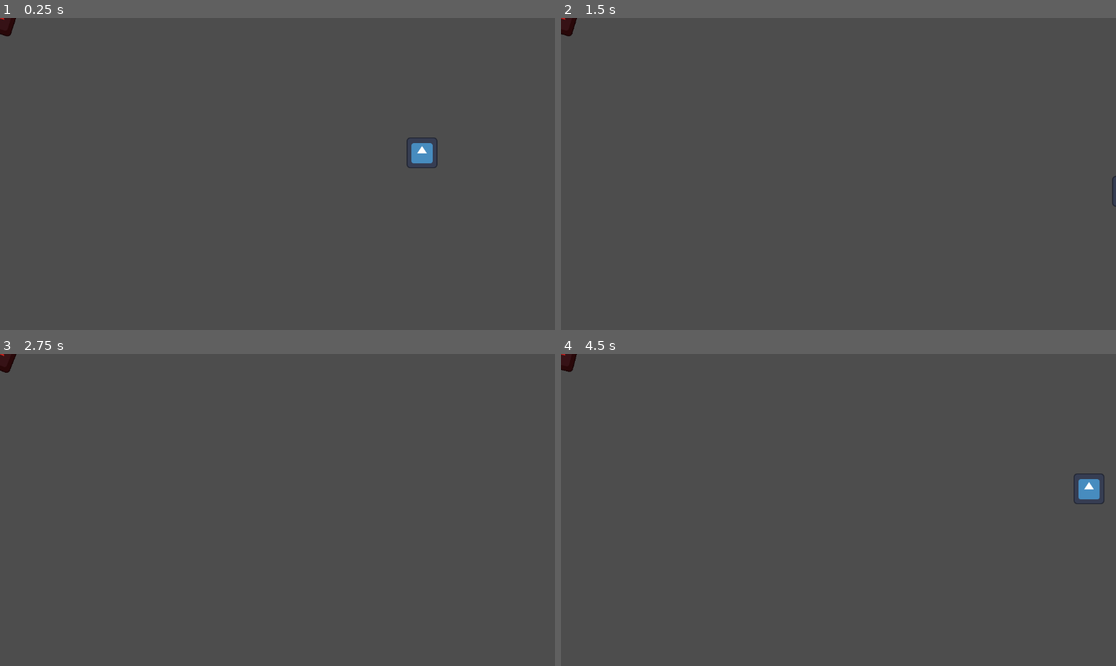
Above: before the commit, frames 1-4 (two rows, left to right).
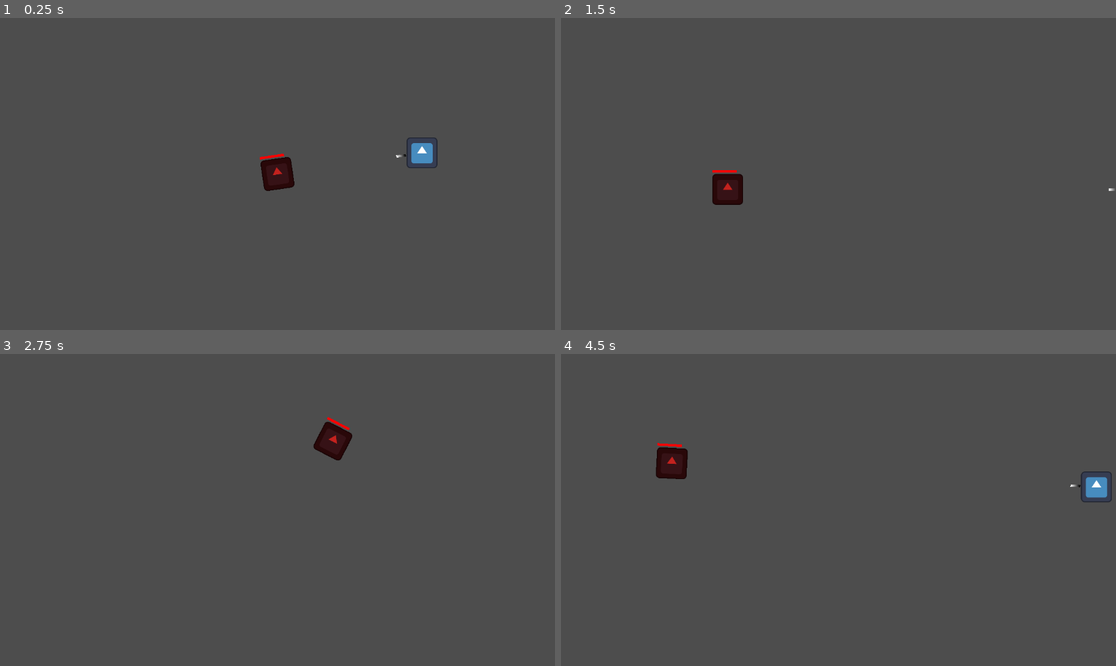
Above: after the commit, the same moments.

Repository: specialOne16/Godot-Wild-Jam-87
Game: Godot game, scene res://world/world.tscn
Same seed, same stepped clock (60 frames per second), same inputs: the game is played once before the commit and once after it. The engine's default icon, where the game draws it, is replaced by a stand-in: a white triangle on a blue panel in a dark square.
Inputs (mouse positions are in pixels of both pictures, inside the frame that each line leads up to):
- Up to frame 1 (0.25 s): no input
- Up to frame 2 (1.5 s): tap Enter at 0.5 s; move the mouse to (960, 158) at 0.52 s; hold Right (right) 0.53-1.28 s; tap Space (attack) at 0.6, 1.35 s; move the mouse to (727, 189) at 1.27 s; hold Down (down) from 1.28 s (still down)
- Up to frame 3 (2.75 s): move the mouse to (333, 441) at 2.02 s; release Down (down) at 2.03 s; hold Right (right) from 2.03 s (still down); tap Q (build_wall) at 2.1 s; tap Space (attack) at 2.3 s
- Up to frame 4 (4.5 s): move the mouse to (810, 572) at 2.77 s; release Right (right) at 2.78 s; hold Up (up) 2.78-3.53 s; click (810, 572) at 2.85 s; tap Space (attack) at 3.05, 3.6, 4.35 s; move the mouse to (1005, 556) at 3.52 s; hold Left (left) from 3.53 s (still down); move the mouse to (672, 463) at 4.27 s

The runs differ from the first frame. In frame 1, 0.7% of the frame differs, in the area x 0-74%, y 0-56%; in frame 2, 0.8%; in frame 3, 0.7%; in frame 4, 1.1%, in the area x 0-100%, y 0-49%.

Commit message:
Player shooting at enemy

Diff:
--- a/entities/enemies/base/base_enemy.gd
+++ b/entities/enemies/base/base_enemy.gd
@@ -1,10 +1,21 @@
 extends Node2D
 class_name BaseEnemy
 
-var move_speed: float = 0
-var player: Player
+@export var enemy_health: float = 100;
+@export var player: Player
+
+var move_speed: float = 100
+@onready var hp_bar: TextureProgressBar = %enemyHpBar
+
 func _process(delta: float) -> void:
 	# TODO : when day arrives need to either stop zombies attacking player.
 	if player:
-		global_position += global_position.direction_to(player.global_position) * move_speed * delta;
+		#global_position += global_position.direction_to(player.global_position) * move_speed * delta;
+		## for debugging
+		global_position = get_global_mouse_position()
 		look_at(player.global_position)
+
+func damaged(damage: float) -> void:
+	#enemy_health -= damage;
+	if enemy_health <= 0:
+		queue_free()
--- a/entities/enemies/base/base_enemy.tscn
+++ b/entities/enemies/base/base_enemy.tscn
@@ -1,10 +1,18 @@
-[gd_scene load_steps=4 format=3 uid="uid://devxha63j6w0k"]
+[gd_scene load_steps=6 format=3 uid="uid://devxha63j6w0k"]
 
 [ext_resource type="Script" uid="uid://pfa3i7hrkhc" path="res://entities/enemies/base/base_enemy.gd" id="1_8xa7x"]
 [ext_resource type="Texture2D" uid="uid://dwcew2co30q1l" path="res://icon.svg" id="2_6pcee"]
 
 [sub_resource type="RectangleShape2D" id="RectangleShape2D_stjds"]
 size = Vector2(128, 128)
+
+[sub_resource type="Gradient" id="Gradient_6pcee"]
+offsets = PackedFloat32Array(0.007142857)
+colors = PackedColorArray(1, 0, 0, 1)
+
+[sub_resource type="GradientTexture2D" id="GradientTexture2D_stjds"]
+gradient = SubResource("Gradient_6pcee")
+height = 5
 
 [node name="BaseEnemy" type="RigidBody2D"]
 collision_layer = 2
@@ -23,8 +31,18 @@
 
 [node name="Control" type="Control" parent="."]
 layout_mode = 3
-anchors_preset = 0
-offset_right = 40.0
-offset_bottom = 40.0
+offset_left = -32.0
+offset_top = -40.0
+offset_right = 32.0
+offset_bottom = -35.0
 
-[node name="CanvasLayer" type="CanvasLayer" parent="Control"]
+[node name="enemyHpBar" type="TextureProgressBar" parent="Control"]
+unique_name_in_owner = true
+layout_mode = 1
+anchors_preset = 15
+anchor_right = 1.0
+anchor_bottom = 1.0
+grow_horizontal = 2
+grow_vertical = 2
+value = 80.0
+texture_progress = SubResource("GradientTexture2D_stjds")
--- /dev/null
+++ b/entities/player/bullet.gd
@@ -0,0 +1,13 @@
+extends Area2D
+
+@export var speed := 800
+var direction := Vector2.ZERO
+
+func _ready():
+	# Move in direction of its rotation (set by player)
+	#direction = Vector2.RIGHT.rotated(rotation)
+	pass
+
+
+func _physics_process(delta):
+	position += direction * speed * delta
--- /dev/null
+++ b/entities/player/bullet.tscn
@@ -0,0 +1,20 @@
+[gd_scene load_steps=4 format=3 uid="uid://c0xqahtmvo8kf"]
+
+[ext_resource type="Script" uid="uid://ptar3os7xwyc" path="res://entities/player/bullet.gd" id="1_2qgwa"]
+[ext_resource type="Texture2D" uid="uid://dwcew2co30q1l" path="res://icon.svg" id="1_o27as"]
+
+[sub_resource type="CircleShape2D" id="CircleShape2D_o27as"]
+radius = 8.062258
+
+[node name="bullet" type="Area2D"]
+collision_layer = 16
+collision_mask = 29
+script = ExtResource("1_2qgwa")
+speed = 250
+
+[node name="Sprite2D" type="Sprite2D" parent="."]
+scale = Vector2(0.1, 0.1)
+texture = ExtResource("1_o27as")
+
+[node name="bulletcollision" type="CollisionShape2D" parent="."]
+shape = SubResource("CircleShape2D_o27as")
--- a/entities/player/components/attack.gd
+++ b/entities/player/components/attack.gd
@@ -1,8 +1,18 @@
 extends Area2D
 class_name Attack
+
+signal zombie_entered
+signal zombie_left
 
 func _process(_delta: float) -> void:
 	if Input.is_action_just_pressed("attack"):
 		for body in get_overlapping_bodies():
 			if body is Tree_:
 				body.damaged()
+
+func _on_body_entered(body: Node2D) -> void:
+	body.damaged(ResourceManager.player_weapon_damage)
+	zombie_entered.emit(body)
+
+func _on_body_exited(body: Node2D) -> void:
+	zombie_left.emit(body)
--- a/entities/player/player.gd
+++ b/entities/player/player.gd
@@ -2,6 +2,33 @@
 class_name Player
 
 @export var speed = 400
+@onready var bullet_spawn: Marker2D = %bulletspawn
+@onready var zombie_attack: Attack = %ZombieAttack
+@onready var bullet_interval: Timer = %bulletInterval
+@onready var gun: Sprite2D = %gun
+
+@export var bulletScene : PackedScene = preload("res://entities/player/bullet.tscn")
+
+var is_enemy_inside : bool = false
+var enemy_rotation : float
+var enemy_body : Node2D
+
+func _ready() -> void:
+	connect_signals()
+
+func connect_signals() -> void:
+	zombie_attack.zombie_entered.connect(enemy_inside)
+	zombie_attack.zombie_left.connect(enemy_outside)
+	bullet_interval.timeout.connect(fire_bullet)
+
+func enemy_inside(body: Node2D) -> void:
+	is_enemy_inside = true
+	bullet_interval.start()
+	enemy_body = body
+
+func enemy_outside(_body: Node2D) -> void:
+	is_enemy_inside = false
+	bullet_interval.stop()
 
 func get_input():
 	var input_direction = Input.get_vector("left", "right", "up", "down")
@@ -10,3 +37,13 @@
 func _physics_process(_delta):
 	get_input()
 	move_and_slide()
+	gun.look_at(get_global_mouse_position())
+	if is_enemy_inside == true:
+		enemy_rotation = enemy_body.rotation
+
+func fire_bullet() -> void:
+	var bullet := bulletScene.instantiate()
+	#bullet.direction = (bullet_spawn.global_position - global_position).normalized()
+	bullet.direction = Vector2.LEFT.rotated(enemy_rotation)
+	bullet.global_position = bullet_spawn.global_position
+	get_tree().current_scene.call_deferred("add_child",bullet)
--- a/entities/player/player.tscn
+++ b/entities/player/player.tscn
@@ -7,11 +7,15 @@
 [sub_resource type="RectangleShape2D" id="RectangleShape2D_bls4j"]
 size = Vector2(128, 128)
 
-[sub_resource type="CircleShape2D" id="CircleShape2D_abrql"]
-radius = 225.0089
+[sub_resource type="Gradient" id="Gradient_sglur"]
+
+[sub_resource type="GradientTexture2D" id="GradientTexture2D_bls4j"]
+gradient = SubResource("Gradient_sglur")
+width = 20
+height = 5
 
 [node name="Player" type="CharacterBody2D"]
-collision_mask = 12
+collision_mask = 14
 script = ExtResource("1_abrql")
 
 [node name="Icon" type="Sprite2D" parent="."]
@@ -22,15 +26,26 @@
 scale = Vector2(0.5, 0.5)
 shape = SubResource("RectangleShape2D_bls4j")
 
-[node name="Area2D" type="Area2D" parent="."]
-
-[node name="enemyDetection" type="CollisionShape2D" parent="Area2D"]
-shape = SubResource("CircleShape2D_abrql")
-[node name="AttackComponent" parent="." instance=ExtResource("3_sglur")]
-scale = Vector2(10, 10)
-
 [node name="CraftAttack" parent="." instance=ExtResource("3_sglur")]
 scale = Vector2(5, 5)
 
 [node name="ZombieAttack" parent="." instance=ExtResource("3_sglur")]
+unique_name_in_owner = true
 scale = Vector2(20, 20)
+collision_layer = 2
+collision_mask = 6
+
+[node name="bulletInterval" type="Timer" parent="."]
+unique_name_in_owner = true
+
+[node name="gun" type="Sprite2D" parent="."]
+unique_name_in_owner = true
+texture = SubResource("GradientTexture2D_bls4j")
+offset = Vector2(44, 0)
+
+[node name="bulletspawn" type="Marker2D" parent="gun"]
+unique_name_in_owner = true
+position = Vector2(54, 0)
+
+[connection signal="body_entered" from="ZombieAttack" to="ZombieAttack" method="_on_body_entered"]
+[connection signal="body_exited" from="ZombieAttack" to="ZombieAttack" method="_on_body_exited"]
--- a/globals/resource_manager.gd
+++ b/globals/resource_manager.gd
@@ -3,6 +3,7 @@
 signal wood_changed(new_value: int)
 
 var current_wood: int = 0
+var player_weapon_damage: float = 10
 
 func gain_wood(amount: int = 1):
 	current_wood += amount
--- a/project.godot
+++ b/project.godot
@@ -68,6 +68,7 @@
 2d_physics/layer_2="Enemy"
 2d_physics/layer_3="Resource"
 2d_physics/layer_4="Building"
+2d_physics/layer_5="projectiles"
 
 [rendering]
 
--- a/world/_test_scenes/test_shoot.tscn
+++ b/world/_test_scenes/test_shoot.tscn
@@ -1,18 +1,21 @@
 [gd_scene load_steps=4 format=3 uid="uid://dsaimtmaf0bmf"]
 
 [ext_resource type="PackedScene" uid="uid://dnrx1cp8p8huy" path="res://entities/player/player.tscn" id="2_844po"]
-[ext_resource type="PackedScene" uid="uid://mh1quh77s5gw" path="res://world/enemy_spawner/enemy_spawner.tscn" id="2_df015"]
 [ext_resource type="PackedScene" uid="uid://b77jx6vgrjkhp" path="res://world/day_night_cycle/day_night_cycle.tscn" id="3_4y3cs"]
+[ext_resource type="PackedScene" uid="uid://devxha63j6w0k" path="res://entities/enemies/base/base_enemy.tscn" id="3_cgumk"]
 
-[node name="TestCraft" type="Node2D"]
+[node name="TestShoot" type="Node2D"]
 
 [node name="Player" parent="." instance=ExtResource("2_844po")]
 position = Vector2(815, 314)
 
-[node name="EnemySpawner" parent="." node_paths=PackedStringArray("player") instance=ExtResource("2_df015")]
-position = Vector2(114, 280)
-player = NodePath("../Player")
-
 [node name="CanvasLayer" type="CanvasLayer" parent="."]
+visible = false
 
 [node name="DayNightCycle" parent="CanvasLayer" instance=ExtResource("3_4y3cs")]
+morning_timer_time = 1.0
+dusk_timer_time = 1.0
+
+[node name="BaseEnemy" parent="." node_paths=PackedStringArray("player") instance=ExtResource("3_cgumk")]
+position = Vector2(508, 315)
+player = NodePath("../Player")
Not shown, added: entities/player/bullet.gd.uid
Not shown: 1 places in entities/player/player.tscn that only renumber resources
